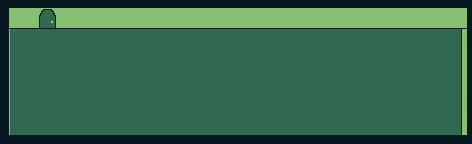
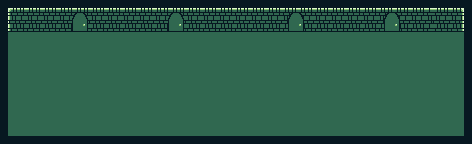
Comparing the layer stacks of the two 472px x 144px images. Changes:
added layer "doors copy 3" above "doors copy 2" over [384, 12, 400, 31]
added layer "doors copy 2" above "doors copy" over [288, 12, 304, 31]
added layer "doors copy" above "doors" over [168, 12, 184, 31]
painted on "doors" over [39, 9, 88, 31]
removed layer "walls" over [9, 8, 467, 136]
removed layer "Background" over [8, 8, 467, 136]
added layer "Layer 2" above "Layer 0" over [8, 8, 464, 32]
added layer "Layer 0" over [8, 8, 467, 136]
